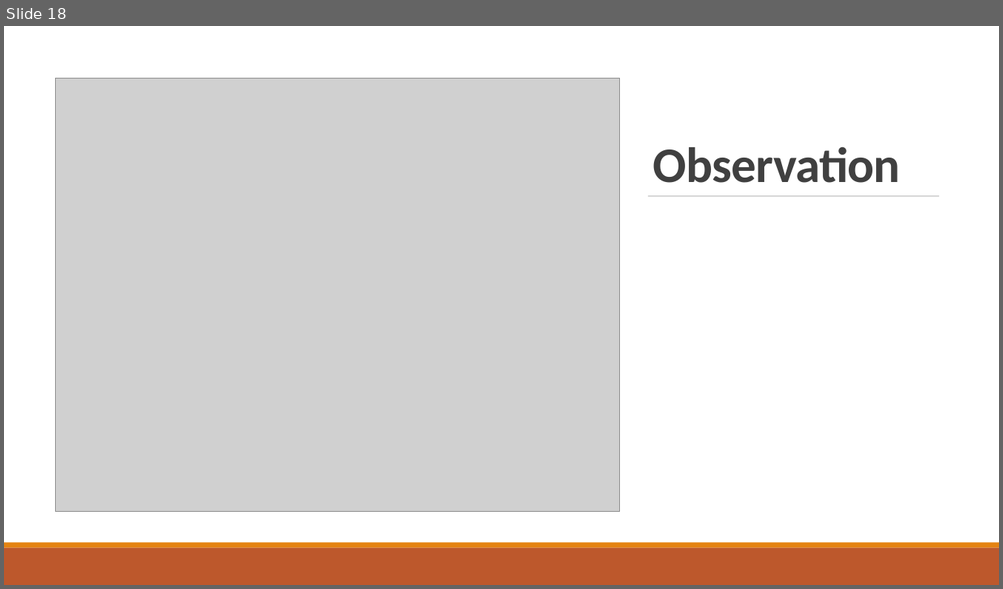
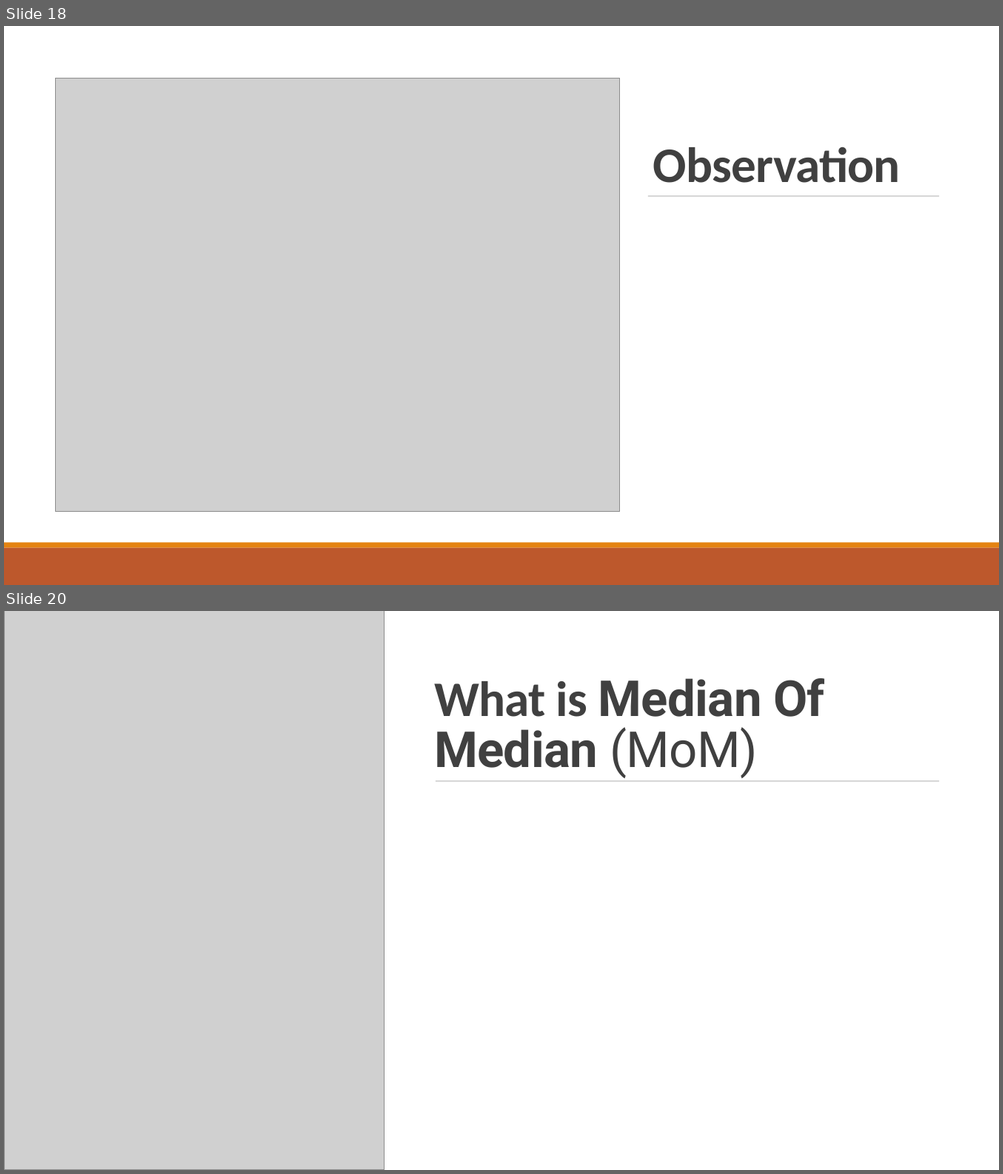
Before and after one commit to ayndp657/ALGORITHMLAB, a slide deck: Assignment 1/Assignment Presentation.pptx. Shown one above the other, each under a label of ours: slide 18 before the commit, slides 18 and 20 after it; the slides between them are not shown. The pictures are 1003x589 and 1003x1174 pixels, drawn with LibreOffice and Linux fonts; fonts in the diff are those of the drawing; grey boxes stand for pictures. Boxes give left, top, right and bottom in pixels: in the first picture for what was removed or moved away, otherwise in the second. Text is boxed around its words. In the diff, an @@ line names an element or a change of style, - is before the commit and + after.

```diff
--- a/Assignment 1/Assignment Presentation.pptx
+++ b/Assignment 1/Assignment Presentation.pptx
@@ slide 20 added at (4,611,999,1170), background #FFFFFF @@
@@ rectangle added at (4,611,999,1170), fill #FFFFFF @@
@@ rectangle added at (4,611,999,1128), fill #FFFFFF @@
@@ picture added at (4,611,384,1170) @@
@@ title added at (434,678,825,778), 48 pt, text #404040, bold @@
+What is Median Of Median (MoM)
@@ line added from (435, 781) to (939, 781), #808080 0.5 pt @@
@@ rectangle added at (4,1133,999,1170), fill #BD582C @@
@@ rectangle added at (4,1128,999,1133), fill #E48312 @@
```
Also in this commit, not shown: 2 slides changed, 10 other slides added.
